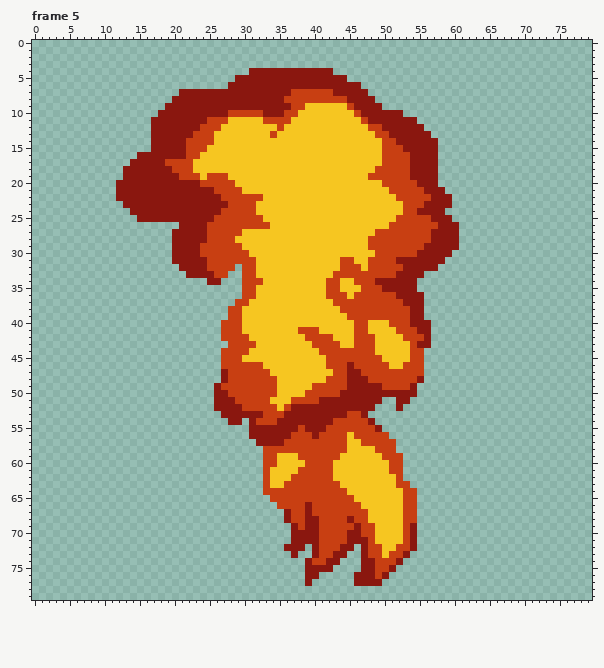
File history of a pixel-art file, Assets/Art/Sprites/Fireball.aseprite. Above is the file before it was changed.
80x80 pixels, 10 frames. Shown: frame 5. The commit also changed other frames, which this record leaves out.
New version:
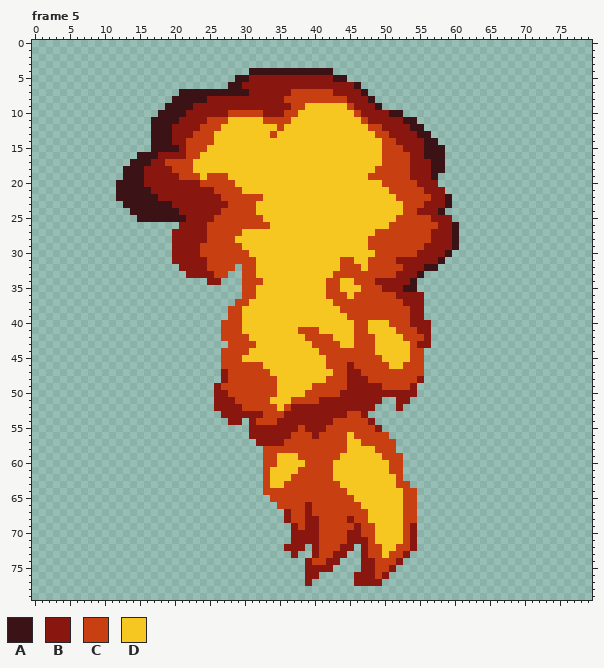
Palette (. is transparent): A #3b1317  B #8a170f  C #c83f12  D #f6c621
What changed:
layer "Layer 3" added
Frame 5, layer "Layer 3":
There is now colour A in rows 15 to 18 at x 58.
The edit turns colour B into colour A in row 4 at x 31 to 42; in row 5 at x 29 to 30 and 43 to 44; in row 6 at x 28 to 29 and 46; in row 7 at x 21 to 30 and 47; in row 8 at x 20 to 24 and 48; in row 9 at x 19 to 22 and 49.
The edit turns colour B into colour A in row 10 at x 18 to 21 and 51 to 52; in row 11 at x 17 to 20 and 53 to 54; in row 12 at x 17 to 19 and 54 to 55; in row 13 at x 17 to 19 and 55 to 56; in row 14 at x 17 to 19 and 56 to 57; in row 15 at x 17 to 20 and 56 to 57.
The edit turns colour B into colour A in row 16 at x 15 to 17 and 56 to 57; in row 17 at x 14 to 16 and 57; in rows 18 to 19 at x 13 to 15 and 57; in row 20 at x 12 to 15; in row 21 at x 12 to 16; in row 22 at x 12 to 17 and 59.
The edit turns colour B into colour A in row 23 at x 13 to 19 and 59; in row 24 at x 14 to 20 and 58; in row 25 at x 15 to 21; in rows 26 to 29 at x 60; in row 30 at x 59; in row 31 at x 58.
The edit turns colour B into colour A in row 32 at x 56 to 57; in row 33 at x 55; in row 34 at x 54; in row 35 at x 53 to 54.
Pixel boxes of the changes (left, top, right, bottom) in both pictures:
changed: (116, 68, 459, 292)
